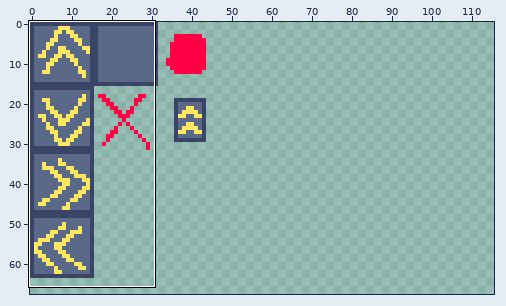
Sprite sheet: gfx/tileset.png. The first picture is a wide view before the edit; the outline marks the close-up.
Close-up. Before:
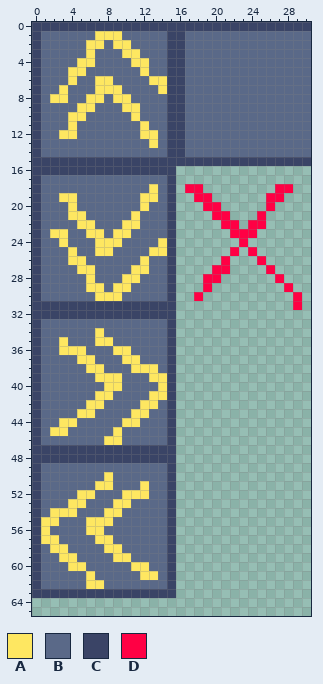
The file is 256x256 pixels. Shown: x 0..30, y 0..65. The wide view leaves out empty margins. The commit also changed other parts of the picture, which this record leaves out.
Palette (. is transparent): A #fee761  B #5a6988  C #3a4466  D #ff0044
Pixels before, first column x 0:
 0 CCCCCCCCCCCCCCCCCCCCCCCCCCCCCCC
 1 CBBBBBBAAABBBBBCCBBBBBBBBBBBBBB
 2 CBBBBBAABAABBBBCCBBBBBBBBBBBBBB
 3 CBBBBBABBBAABBBCCBBBBBBBBBBBBBB
 4 CBBBBAABBBBAABBCCBBBBBBBBBBBBBB
 5 CBBBAABBBBBBABBCCBBBBBBBBBBBBBB
 6 CBBBABBAABBBBAACCBBBBBBBBBBBBBB
 7 CBBABBBAAABBBBACCBBBBBBBBBBBBBB
 8 CBAABBAABAABBBBCCBBBBBBBBBBBBBB
 9 CBBBBAABBBAABBBCCBBBBBBBBBBBBBB
10 CBBBAABBBBBABBBCCBBBBBBBBBBBBBB
11 CBBBABBBBBBBABBCCBBBBBBBBBBBBBB
12 CBBAABBBBBBBAABCCBBBBBBBBBBBBBB
13 CBBBBBBBBBBBBABCCBBBBBBBBBBBBBB
14 CBBBBBBBBBBBBBBCCBBBBBBBBBBBBBB
15 CCCCCCCCCCCCCCCCCCCCCCCCCCCCCCC
16 CCCCCCCCCCCCCCCC...............
17 CBBBBBBBBBBBBBBC...............
18 CBBBBBBBBBBBBABC.DD........DD..
19 CBBAABBBBBBBAABC..DD......DD...
20 CBBBABBBBBBBABBC...DD.....D....
21 CBBBAABBBBBABBBC....DD...D.....
22 CBBBBAABBBAABBBC.....DD.DD.....
23 CBAABBAABAABBBBC......DDD......
24 CBBABBBAAABBBBAC.......D.......
25 CBBBABBAABBBBAAC......D.D......
26 CBBBAABBBBBBABBC.....D...D.....
27 CBBBBAABBBBAABBC....DD....D....
28 CBBBBBABBBAABBBC...DD......D...
29 CBBBBBAABAABBBBC...D........D..
30 CBBBBBBAAABBBBBC..D..........D.
31 CCCCCCCCCCCCCCCC.............D.
32 CCCCCCCCCCCCCCCC...............
33 CBBBBBBBBBBBBBBC...............
34 CBBBBBBABBBBBBBC...............
35 CBBABBBAABBBBBBC...............
36 CBBAAABBBAABBBBC...............
37 CBBBBAABBBAABBBC...............
38 CBBBBBAABBBAAABC...............
39 CBBBBBBAAABBBAAC...............
40 CBBBBBBBAABBBBAC...............
41 CBBBBBBAABBBBAAC...............
42 CBBBBBAABBBBAABC...............
43 CBBBBAABBBBAABBC...............
44 CBBAABBBBBAABBBC...............
45 CBAABBBBBABBBBBC...............
46 CBBBBBBBAABBBBBC...............
47 CCCCCCCCCCCCCCCC...............
48 CCCCCCCCCCCCCCCC...............
49 CBBBBBBBBBBBBBBC...............
50 CBBBBBBBABBBBBBC...............
51 CBBBBBBAABBBABBC...............
52 CBBBBAABBBAAABBC...............
53 CBBBAABBBAABBBBC...............
54 CBAAABBBAABBBBBC...............
55 CAABBBAAABBBBBBC...............
56 CABBBBAABBBBBBBC...............
57 CAABBBBAABBBBBBC...............
58 CBAABBBBAABBBBBC...............
59 CBBAABBBBAABBBBC...............
60 CBBBAABBBBBAABBC...............
61 CBBBBBABBBBBAABC...............
62 CBBBBBAABBBBBBBC...............
63 CCCCCCCCCCCCCCCC...............
Now the later version:
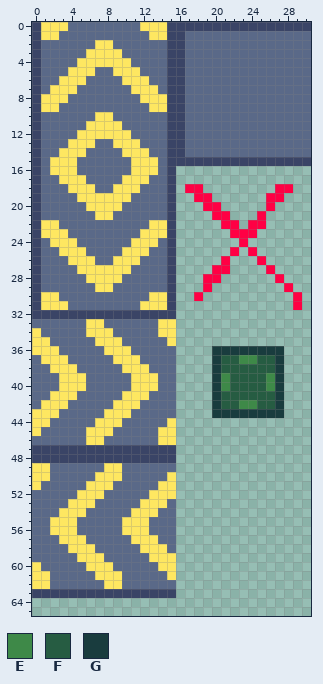
Colours new in this view: E #3e8948  F #265c42  G #193c3e
The edit:
Changed rows in their new state; - is an unchanged pixel.
first column x 0:
 0 -AAABBBBBBBBAAA-------------
 1 -AA----BBB---AA-------------
 2 ------B-ABB-----------------
 3 -------AAABB----------------
 4 -------AAAABB---------------
 5 ------A--AAAB---------------
 6 ---A-A-BB-AAABB-------------
 7 --A-A--BBB-AAAB-------------
 8 -A----BB-BB-AAA-------------
 9 -AA--BB---BB-AA-------------
10 ----BB-AA--B----------------
11 ----B-AAAA--B---------------
12 ---BBAAAAAA-BB--------------
13 ----AAA--AAA-B--------------
14 ---AAA----AAA---------------
15 -BAAABBBBBBAAAB-------------
16 -BAAABBBBBBAAAB-------------
17 ---AAA----AAA---------------
18 ----AAA--AAA-B--------------
19 ---BBAAAAAA-BB--------------
20 ----B-AAAA--B---------------
21 ----BB-AA--B----------------
22 -AA--BB---BB-AA-------------
23 -A----BB-BB-AAA-------------
24 --A-A--BBB-AAAB-------------
25 ---A-A-BB-AAABB-------------
26 ------A--AAAB---------------
27 -------AAAABB---------------
28 -------AAABB----------------
29 ------B-ABB-----------------
30 -AA----BBB---AA-------------
31 -AAABBBBBBBBAAA-------------
33 B-----AA------AA------------
34 A-----A-A-----AA------------
35 AA-B-----A-----A------------
36 AAABBB--A------B----GGGGGGGG
37 BAAA-BB--A-----B----GFFEEFFG
38 B-AAA-BB--A--B-B----GFFFFFFG
39 B--AAA-BBB-AA-BB----GEFFFFEG
40 B--AAA--BB-AAABB----GEFFFFEG
41 B-AAA--BB-AAABBB----GFFFFFFG
42 BAAA--BB-AAABB-B----GFFEEFFG
43 AAA--BB-AAABB--B----GGGGGGGG
44 AA-BB--AAABB---A------------
45 A-BB--AAAB----AA------------
46 B-----AABB----AA------------
49 AA------AA-----B------------
50 AA-----A-A-----A------------
51 A-----A-----B-AA------------
52 B------A--BBBAAA------------
53 B-----A--BB-AAAB------------
54 B-B--A--BB-AAA-B------------
55 BB-AA-BBB-AAA--B------------
56 BBAAA-BB--AAA--B------------
57 BBBAAA-BB--AAA-B------------
58 B-BBAAA-BB--AAAB------------
59 B--BBAAA-BB--AAA------------
60 A---BBAAA--BB-AA------------
61 AA----BAAA--BB-A------------
62 AA----BBAA-----B------------
Boxes around the changes in both close-ups, in picture pixels (x1, y1, x2, y2):
changed: (32, 22, 284, 589)
